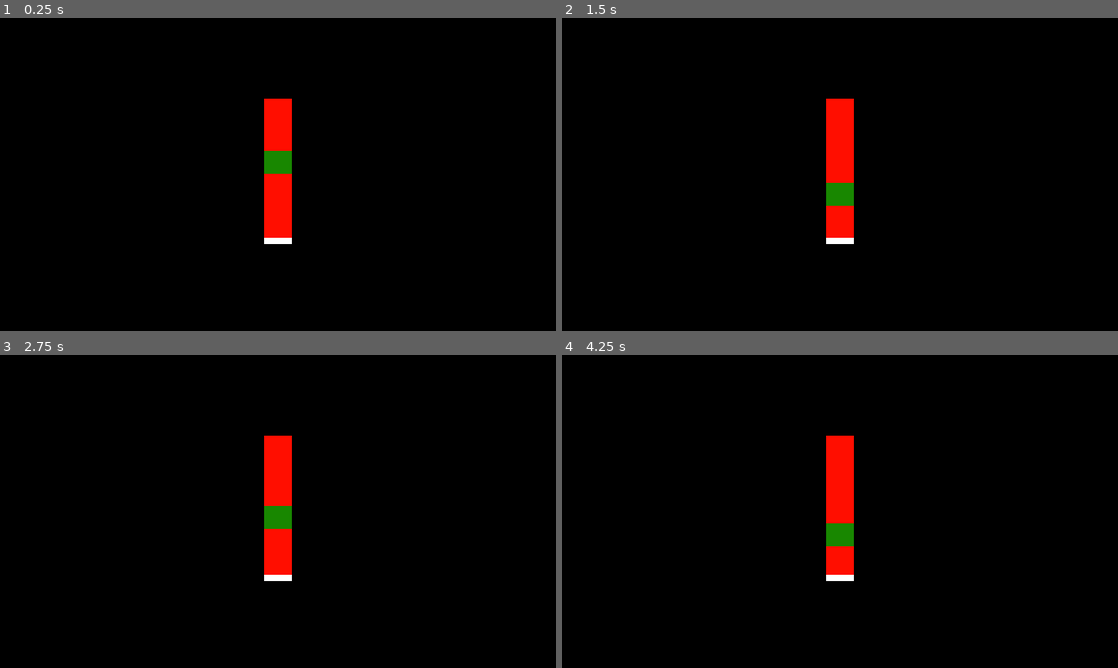
Above: before the commit, frames 1-4 (two rows, left to right).
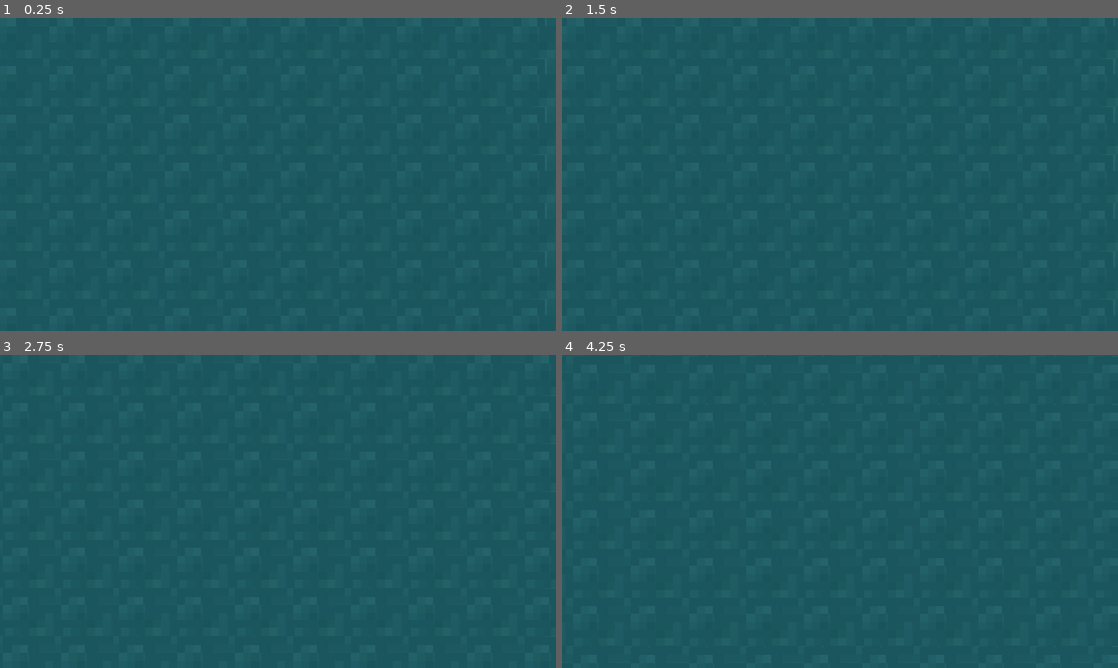
Above: after the commit, the same moments.

Repository: dabantoibarguen/Mullu-PGJ2026
Game: Godot game, scene res://pesca/pesca_main.tscn
Same seed, same stepped clock (60 frames per second), same inputs: the game is played once before the commit and once after it. Before the commit the project starts from res://pesca/barra_pesca.tscn.
Inputs (mouse positions are in pixels of both pictures, inside the frame that each line leads up to):
- Up to frame 1 (0.25 s): no input
- Up to frame 2 (1.5 s): tap Enter at 0.5 s; move the mouse to (962, 158) at 0.52 s; tap Space at 0.77 s; move the mouse to (728, 190) at 1.27 s
- Up to frame 3 (2.75 s): tap Space at 1.52 s; move the mouse to (333, 442) at 2.02 s
- Up to frame 4 (4.25 s): move the mouse to (812, 574) at 2.77 s; tap Space at 3.02, 3.77 s; move the mouse to (1006, 558) at 3.52 s

The runs differ from the first frame. In frame 1, 100% of the frame differs, in the area x 0-100%, y 0-100%; in frame 2, 100%; in frame 3, 100%; in frame 4, 100%.

Commit message:
Borrador barco

Diff:
--- /dev/null
+++ b/pesca/pesca_main.gd
@@ -0,0 +1,9 @@
+extends Node2D
+
+@onready var camera = $Camera2D
+
+func _ready() -> void:
+	pass
+
+func _physics_process(delta: float) -> void:
+	pass
--- a/pesca/pesca_main.tscn
+++ b/pesca/pesca_main.tscn
@@ -1,19 +1,36 @@
 [gd_scene format=3 uid="uid://lgdeu1xt3vf"]
 
 [ext_resource type="Texture2D" uid="uid://dullg25naqpyb" path="res://navegacion/assets/hex 1.png" id="1_00iqw"]
+[ext_resource type="Script" uid="uid://bxxkjmfcd08lo" path="res://pesca/pesca_main.gd" id="1_8yp11"]
+
+[sub_resource type="CapsuleShape2D" id="CapsuleShape2D_id21n"]
+radius = 16.0
+height = 80.0
 
 [node name="PescaMain" type="Node2D" unique_id=2099362878]
+script = ExtResource("1_8yp11")
 
 [node name="Parallax2D" type="Parallax2D" parent="." unique_id=635142950]
 texture_filter = 1
-repeat_times = 5
+repeat_size = Vector2(120, 100)
+autoscroll = Vector2(10, 80)
+repeat_times = 10
+ignore_camera_scroll = true
 
 [node name="Sprite2D" type="Sprite2D" parent="Parallax2D" unique_id=2136259103]
-scale = Vector2(5, 5)
+position = Vector2(157, 102)
+scale = Vector2(16.625, 16.375)
 texture = ExtResource("1_00iqw")
 hframes = 4
 vframes = 5
 frame = 3
 
-[node name="Camera2D" type="Camera2D" parent="." unique_id=703348569]
-zoom = Vector2(8, 8)
+[node name="Camera2D" type="Camera2D" parent="." unique_id=319092636]
+
+[node name="Area2D" type="Area2D" parent="." unique_id=2137275740]
+scale = Vector2(19.007551, 10.6202)
+
+[node name="CollisionShape2D" type="CollisionShape2D" parent="Area2D" unique_id=652817617]
+position = Vector2(0, 30)
+scale = Vector2(1.5, 0.54)
+shape = SubResource("CapsuleShape2D_id21n")
--- a/project.godot
+++ b/project.godot
@@ -11,7 +11,7 @@
 [application]
 
 config/name="Mullu - PGJ 2026"
-run/main_scene="uid://m6rpj2c13upr"
+run/main_scene="uid://lgdeu1xt3vf"
 config/features=PackedStringArray("4.7", "Forward Plus")
 config/icon="res://icon.svg"
 
Not shown, added: pesca/pesca_main.gd.uid
